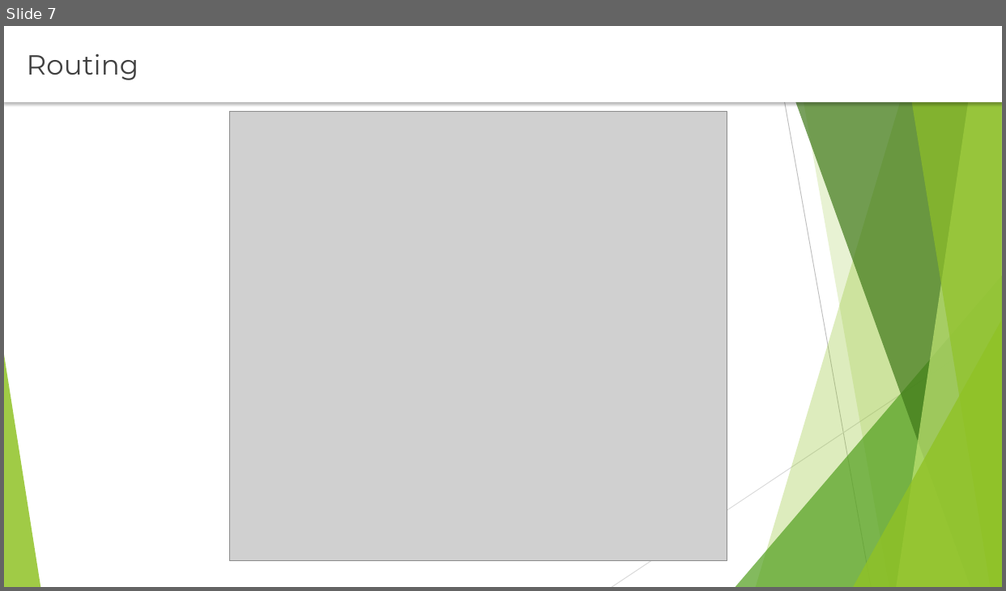
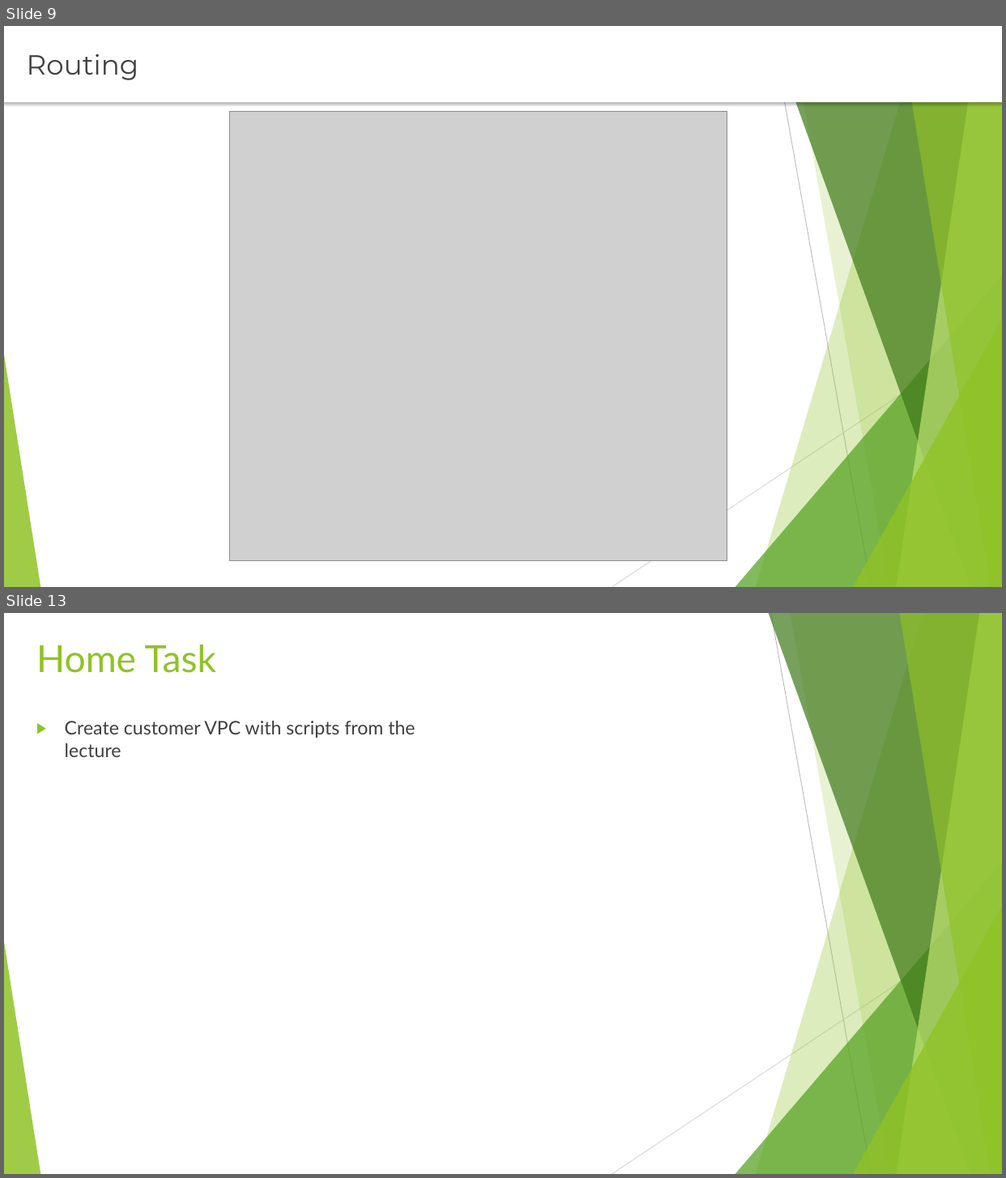
Before and after one commit to rusergei2010/AWSCourse2019, a slide deck: Lecture_5_VPC/vpc.pptx. Shown one above the other, each under a label of ours: slide 7 before the commit, slides 9 and 13 after it; the slides between them are not shown. The pictures are 1006x591 and 1006x1178 pixels, drawn with LibreOffice and Linux fonts; fonts in the diff are those of the drawing; grey boxes stand for pictures. Boxes give left, top, right and bottom in pixels: in the first picture for what was removed or moved away, otherwise in the second. Text is boxed around its words. In the diff, an @@ line names an element or a change of style, - is before the commit and + after.

```diff
--- a/Lecture_5_VPC/vpc.pptx
+++ b/Lecture_5_VPC/vpc.pptx
@@ slide 13 added at (4, 613, 1002, 1174), background #FFFFFF; not listed: 10 template elements that a slide beside it also shows @@
@@ title added at (36, 645, 216, 673), 36 pt, text #90C226 @@
+Home Task
@@ text added at (65, 721, 415, 757), 18 pt, text #404040 @@
+▶ Create customer VPC with scripts from the lecture
@@ what was slide 7 is now slide 9 @@
```
Also in this commit, not shown: 5 slides changed, 3 other slides added, 14 other files.
